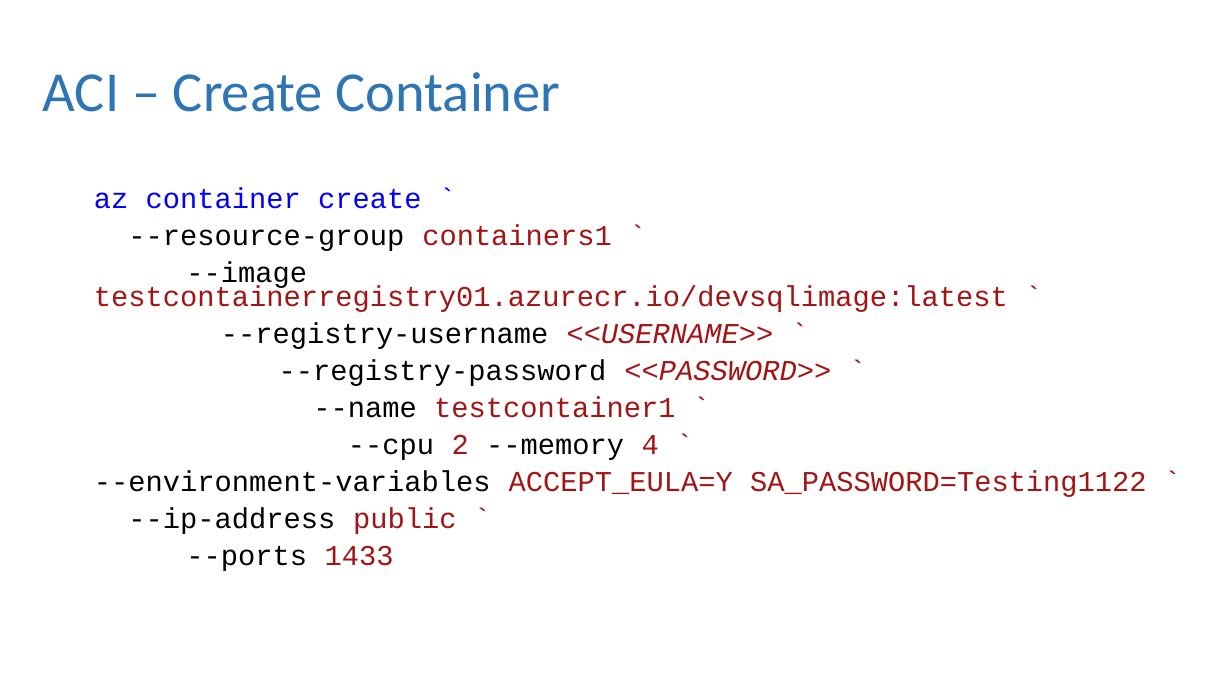
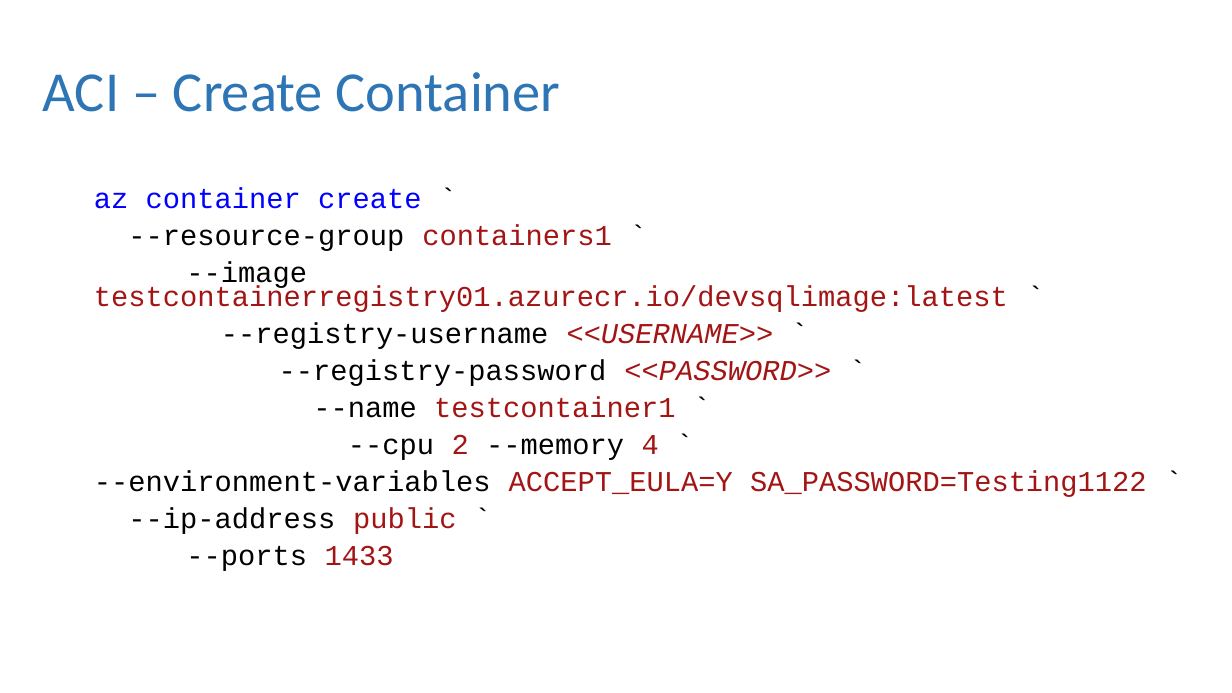
Before and after one commit to dbafromthecold/ContainersInTheCloud, a slide deck: slide 30 of ContainersInTheCloud.pptx (slide 32 before the commit). Drawn at 1232x693 pixels with LibreOffice and Linux fonts; fonts in the diff are those of the drawing; background and template pictures are left out. Boxes give left, top, right and bottom in pixels: in the first picture for what was removed or moved away, otherwise in the second. Text is boxed around its words. In the diff, an @@ line names an element or a change of style, - is before the commit and + after.

```diff
--- a/ContainersInTheCloud.pptx
+++ b/ContainersInTheCloud.pptx
@@ text at <box>94,187,1147,534</box>: text colour #0000FF to #000000 in "`"; text colour #A31515 to #000000 in "`", "`", "`", "`" and 4 more places @@
```
Also in this commit, not shown: 2 other slides changed, 13 slides added, 2 slides removed, 3 other files.
